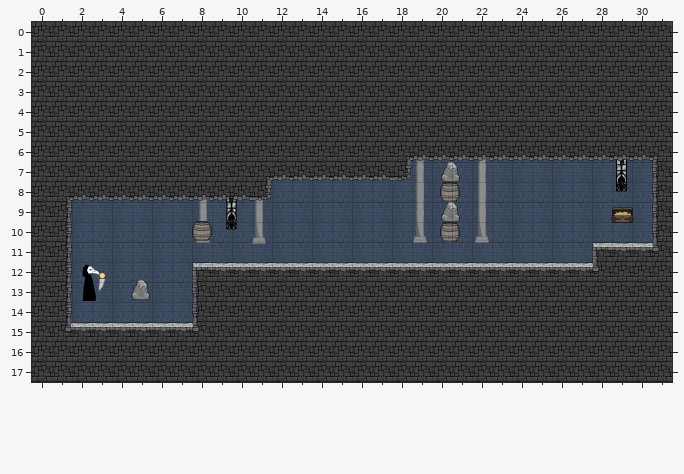
Tiled map (JSON) -- Physics/Physics/assets/level9.tmj. This is how it looked before the edit.
Cells are 300x300 px. Shown: x 0..31, y 0..17.
The result:
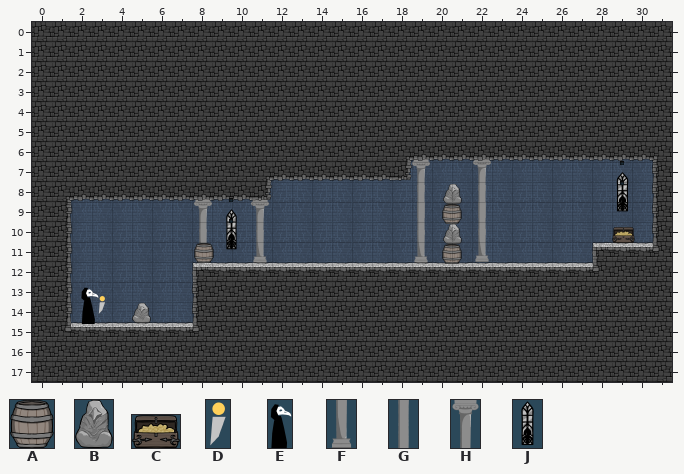
Key: from "GameObjects": A 1 "burnable", B 2 "nonburnable", C 4 "goaldoor"; from "PlayerTorchTiles": D 2 "torch", E 3 "player"; from "backgroundAssets": F 1 "colB", G 2 "colM", H 3 "colT", J 4 "window".
Objects are placed by their top-left corner, in cells (3,4 is the top-left corner of cell 3,4); size is 1x1 cell unless given.
Change:
Layer "Background":
changed: H "colT" at 22,5.8 size 1x1.7 -> H "colT" at 22,6.8 size 1x1.7
changed: H "colT" at 18.9,5.9 size 1x1.7 -> H "colT" at 18.9,6.8 size 1x1.7
changed: J "window" at 28.8,6.5 size 1.4x2.2 -> J "window" at 28.8,7.4 size 1.4x2.2
changed: G "colM" at 22,7.2 size 1x1.7 -> G "colM" at 22,8.1 size 1x1.7
changed: G "colM" at 18.9,7.2 size 1x1.7 -> G "colM" at 18.9,8.2 size 1x1.7
changed: H "colT" at 8,7.9 size 1x1.7 -> H "colT" at 8.1,8.8 size 1x1.7
changed: H "colT" at 10.9,7.9 size 1x1.7 -> H "colT" at 10.9,8.9 size 1x1.7
changed: G "colM" at 22,8 size 1x1.7 -> G "colM" at 22,9 size 1x1.7
changed: G "colM" at 18.9,8 size 1x1.7 -> G "colM" at 18.9,9 size 1x1.7
changed: J "window" at 9.3,8.3 size 1.3x2.2 -> J "window" at 9.4,9.3 size 1.3x2.2
changed: F "colB" at 8,9.4 size 1x1.7 -> F "colB" at 8.1,10.4 size 1x1.7
changed: F "colB" at 22,9.4 size 1x1.7 -> F "colB" at 22,10.4 size 1x1.7
changed: F "colB" at 18.9,9.4 size 1x1.7 -> F "colB" at 18.9,10.4 size 1x1.7
changed: F "colB" at 10.9,9.4 size 1x1.7 -> F "colB" at 10.9,10.4 size 1x1.7
Layer "Enemies":
changed: C "goaldoor" at 29,9.3 size 1.2x0.8 -> C "goaldoor" at 29,10.3 size 1.2x0.8
Layer "Entities":
changed: B "nonburnable" at 20.4,7 -> B "nonburnable" at 20.5,8.1
changed: A "burnable" at 20.4,8 -> A "burnable" at 20.5,9.1
changed: B "nonburnable" at 20.4,9 -> B "nonburnable" at 20.5,10.1
changed: A "burnable" at 8,10 -> A "burnable" at 8.1,11.1
changed: A "burnable" at 20.4,10 -> A "burnable" at 20.5,11.1
changed: B "nonburnable" at 5,12.9 size 0.9x1 -> B "nonburnable" at 5,14 size 0.9x1
Layer "Player":
changed: D "torch" at 3.3,12.5 size 0.5x1 -> D "torch" at 3.2,13.6 size 0.5x1
changed: E "player" at 2.4,12 size 1x2 -> E "player" at 2.4,13.1 size 1x2
